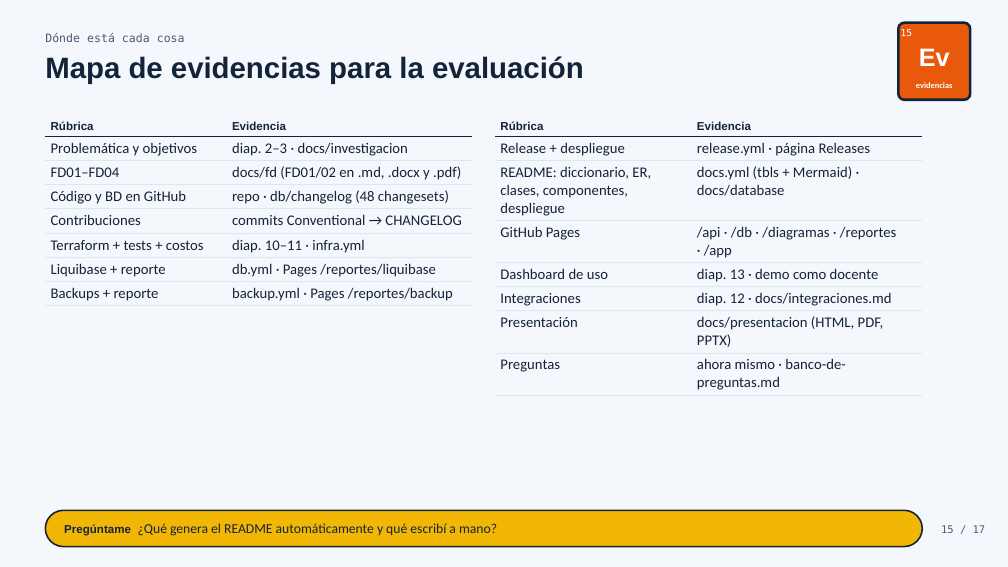
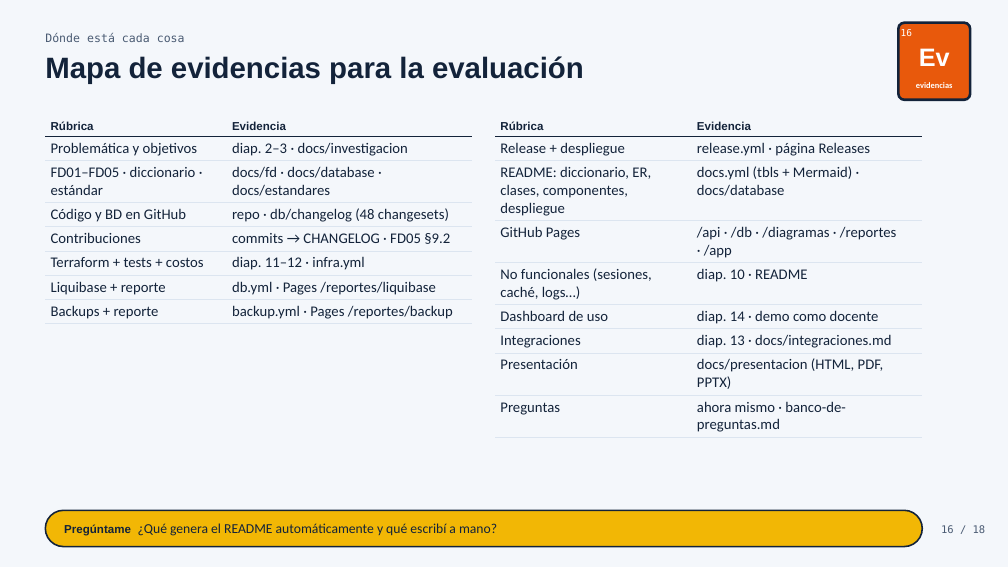
Before and after one commit to Laos19/Demov0.1AtomReactChamber, a slide deck: slide 16 of docs/presentacion/AtomReactChamber-presentacion.pptx (slide 15 before the commit). Drawn at 1008x567 pixels with LibreOffice and Linux fonts; fonts in the diff are those of the drawing. Boxes give left, top, right and bottom in pixels: in the first picture for what was removed or moved away, otherwise in the second. Text is boxed around its words. In the diff, an @@ line names an element or a change of style, - is before the commit and + after.

```diff
--- a/docs/presentacion/AtomReactChamber-presentacion.pptx
+++ b/docs/presentacion/AtomReactChamber-presentacion.pptx
@@ table at <box>45,117,473,323</box> @@
-row 3, column 1: FD01–FD04
+row 3, column 1: FD01–FD05 · diccionario · estándar
-row 3, column 2: docs/fd (FD01/02 en .md, .docx y .pdf)
+row 3, column 2: docs/fd · docs/database · docs/estandares
-row 5, column 2: commits Conventional → CHANGELOG
+row 5, column 2: commits → CHANGELOG · FD05 §9.2
-row 6, column 2: diap. 10–11 · infra.yml
+row 6, column 2: diap. 11–12 · infra.yml
@@ table at <box>495,117,923,436</box> @@
-row 5: Dashboard de uso | diap. 13 · demo como docente
-row 6: Integraciones | diap. 12 · docs/integraciones.md
+row 5: No funcionales (sesiones, caché, logs…) | diap. 10 · README
+row 6: Dashboard de uso | diap. 14 · demo como docente
+row 7: Integraciones | diap. 13 · docs/integraciones.md
@@ text at <box>941,525,986,533</box>: text changed @@
-15 / 17
+16 / 18
```
Also in this commit, not shown: 14 other slides changed, 1 slide added, 5 other files.
